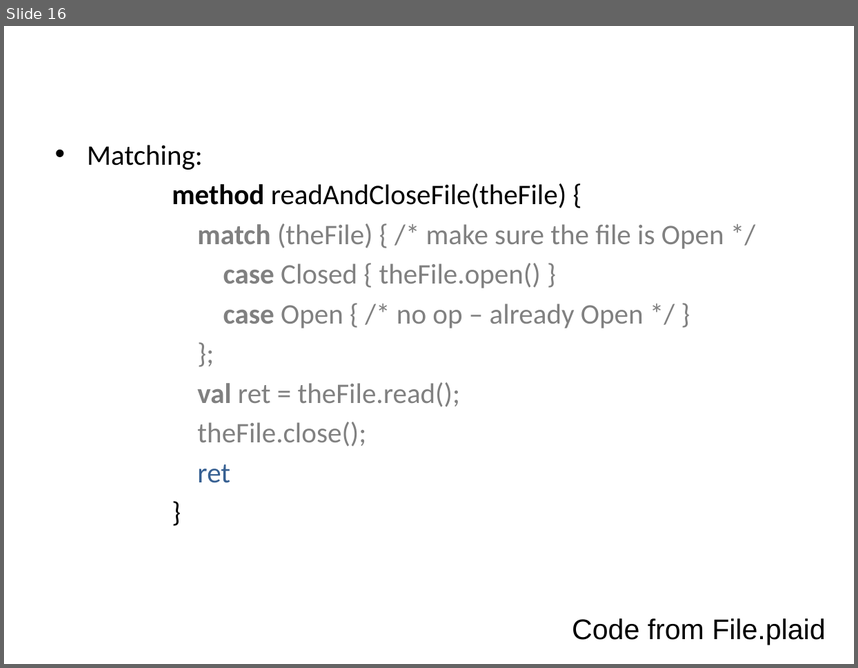
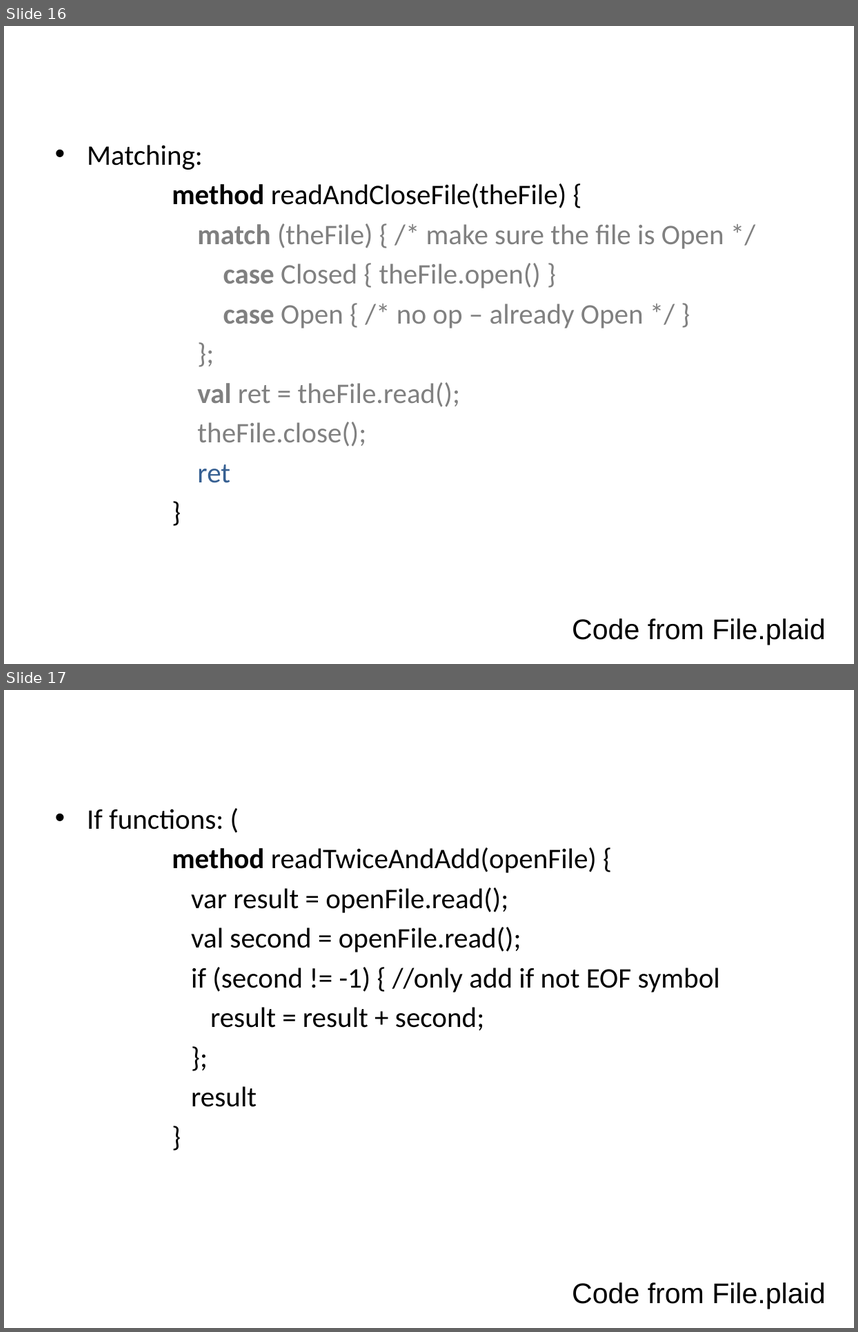
Before and after one commit to plaidgroup/plaid-lang, a slide deck: demo/presentation.pptx. Shown one above the other, each under a label of ours: slide 16 before the commit, slides 16 and 17 after it. The pictures are 858x668 and 858x1332 pixels, drawn with LibreOffice and Linux fonts; fonts in the diff are those of the drawing; background and template pictures are left out. Boxes give left, top, right and bottom in pixels: in the first picture for what was removed or moved away, otherwise in the second. Text is boxed around its words. In the diff, an @@ line names an element or a change of style, - is before the commit and + after.

```diff
--- a/demo/presentation.pptx
+++ b/demo/presentation.pptx
@@ slide 17 added at (4, 690, 854, 1328), background #FFFFFF @@
@@ title added at (47, 690, 811, 782), 44 pt, text #FFFFFF, bold @@
+Conditionals
@@ text added at (87, 809, 720, 1107), 24 pt, text #000000 @@
+• If functions: (
+method readTwiceAndAdd(openFile) {
+var result = openFile.read();
+val second = openFile.read();
+if (second != -1) { //only add if not EOF symbol
+result = result + second;
+};
+result
+}
@@ text added at (572, 1282, 825, 1309), 24 pt, text #000000 @@
+Code from File.plaid
```
Also in this commit, not shown: 3 slides changed.
